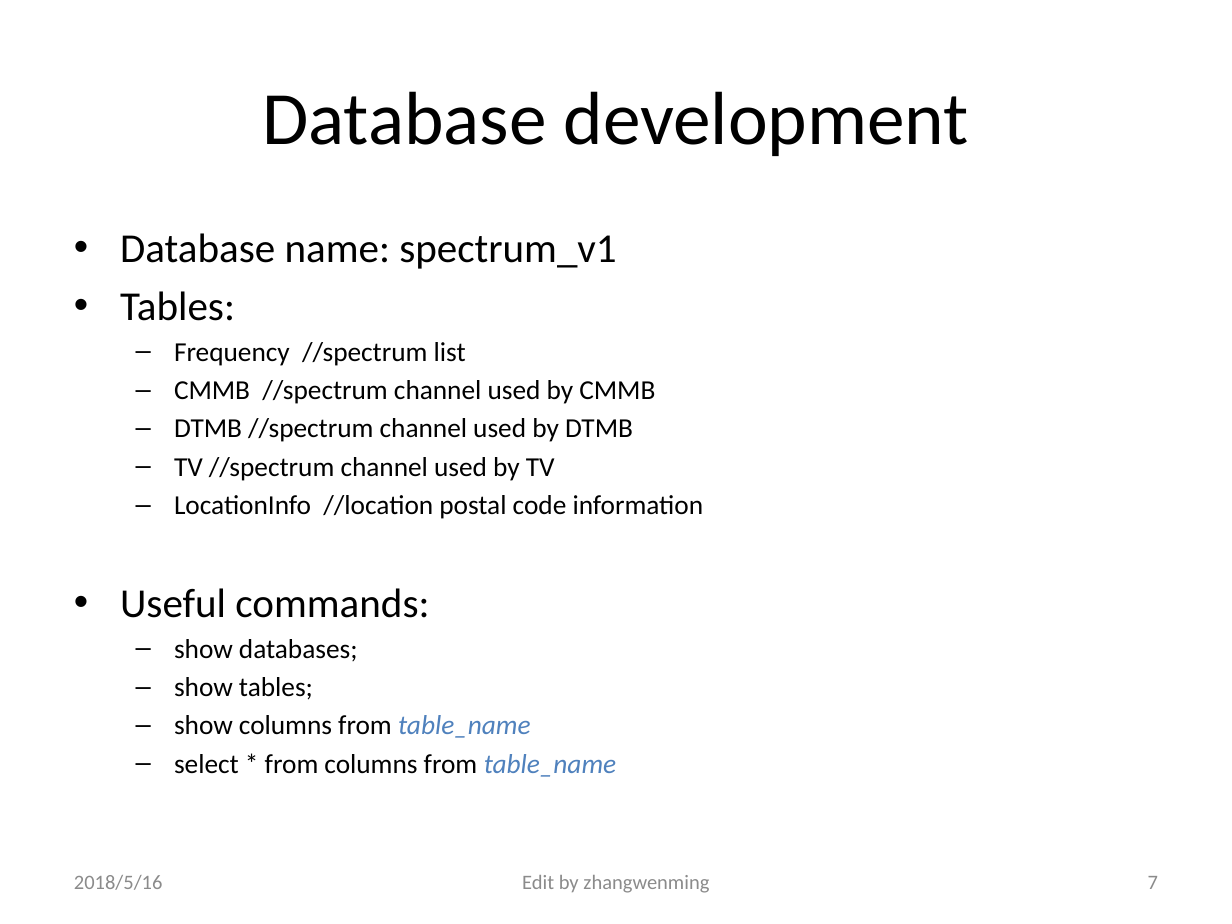
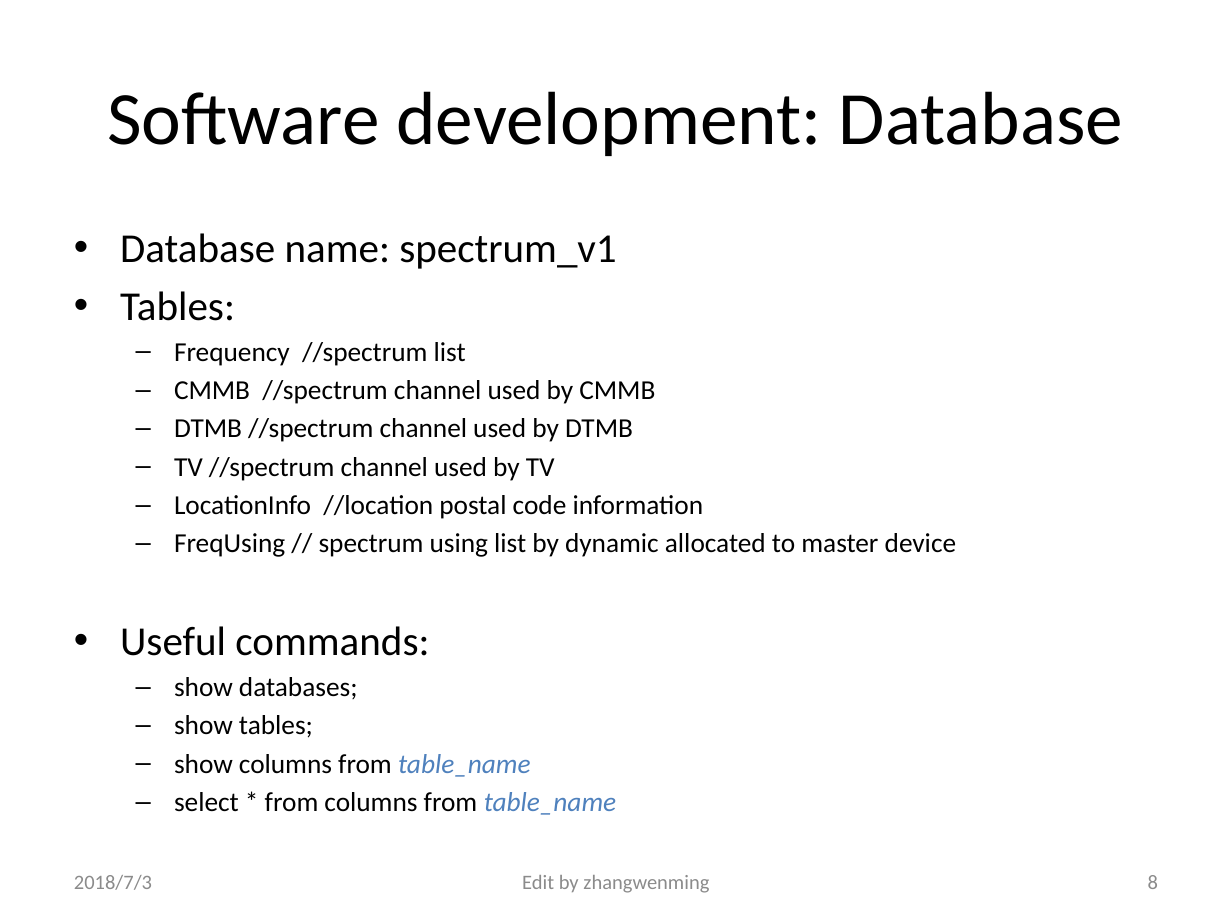
Before and after one commit to civa-z/spectrum, a slide deck: slide 8 of Spectrum_server_specification.pptx (slide 7 before the commit). Drawn at 1232x924 pixels with LibreOffice and Linux fonts; fonts in the diff are those of the drawing. Boxes give left, top, right and bottom in pixels: in the first picture for what was removed or moved away, otherwise in the second. Text is boxed around its words. In the diff, an @@ line names an element or a change of style, - is before the commit and + after.

Commit message:
Update specification of database server

```diff
--- a/Spectrum_server_specification.pptx
+++ b/Spectrum_server_specification.pptx
@@ title at <box>107,91,1123,156</box>: text changed @@
-Database development
+Software development: Database
@@ text at <box>174,533,956,557</box>: paragraph added @@
+  – FreqUsing // spectrum using list by dynamic allocated to master device
@@ text at <box>74,875,152,890</box>: text changed @@
-2018/5/16
+2018/7/3
@@ page number at <box>1148,875,1158,889</box>: text changed @@
-7
+8
```
Also in this commit, not shown: 6 other slides changed, 1 slide added.
